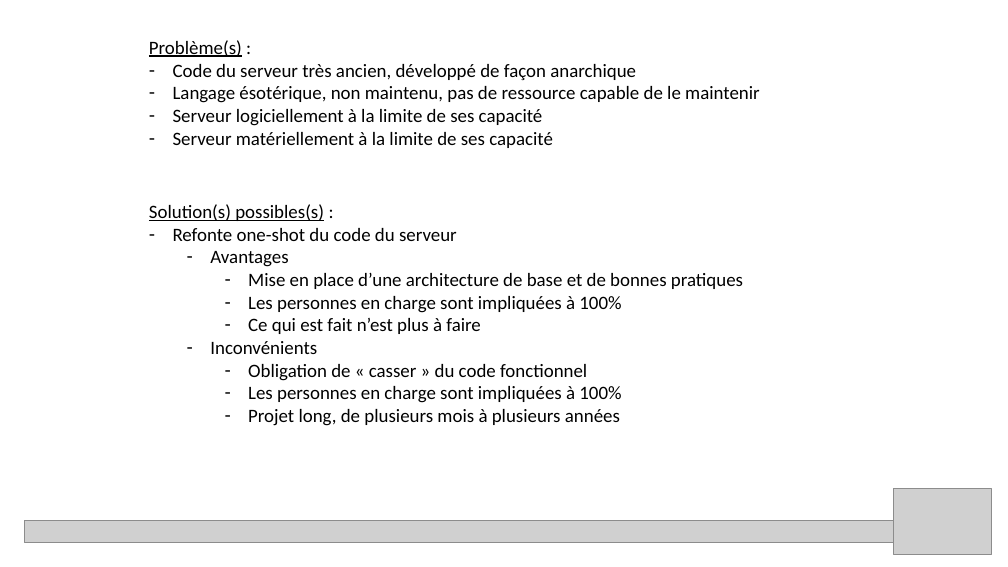
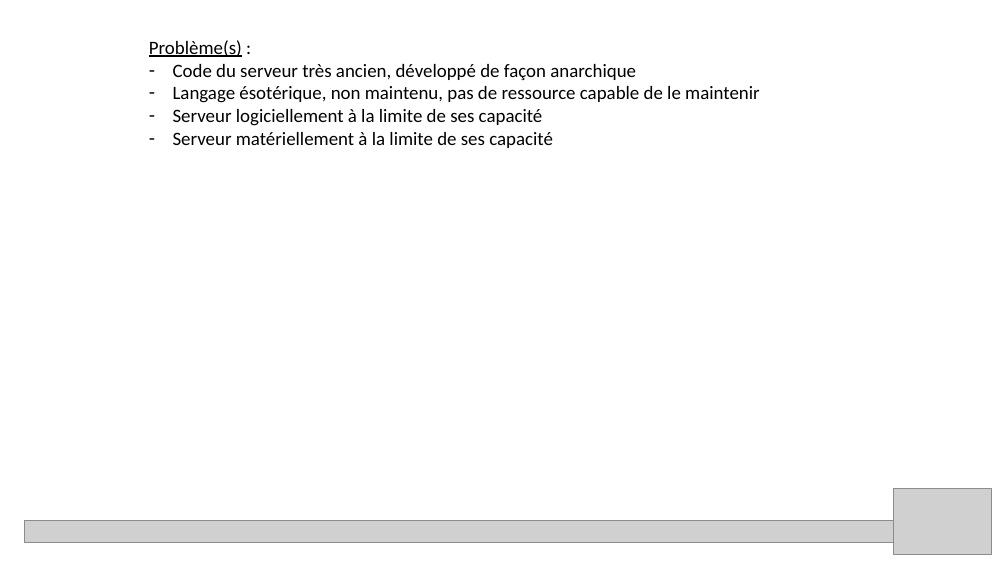
Before and after one commit to acaillol/SpeakUp-ApiShadowing, a slide deck: slide 6 of Speak'up API shadowing.pptx. Drawn at 1008x567 pixels with LibreOffice and Linux fonts; fonts in the diff are those of the drawing; grey boxes stand for pictures. Boxes give left, top, right and bottom in pixels: in the first picture for what was removed or moved away, otherwise in the second. Text is boxed around its words. In the diff, an @@ line names an element or a change of style, - is before the commit and + after.

```diff
--- a/Speak'up API shadowing.pptx
+++ b/Speak'up API shadowing.pptx
@@ text removed at <box>149,204,743,426</box> @@
-Solution(s) possibles(s) :
-– Refonte one-shot du code du serveur
-  – Avantages
-    – Mise en place d’une architecture de base et de bonnes pratiques
-    – Les personnes en charge sont impliquées à 100%
-    – Ce qui est fait n’est plus à faire
-  – Inconvénients
-    – Obligation de « casser » du code fonctionnel
-    – Les personnes en charge sont impliquées à 100%
-    – Projet long, de plusieurs mois à plusieurs années
```
Also in this commit, not shown: 1 other slide changed, 2 slides added, 2 slides removed.
